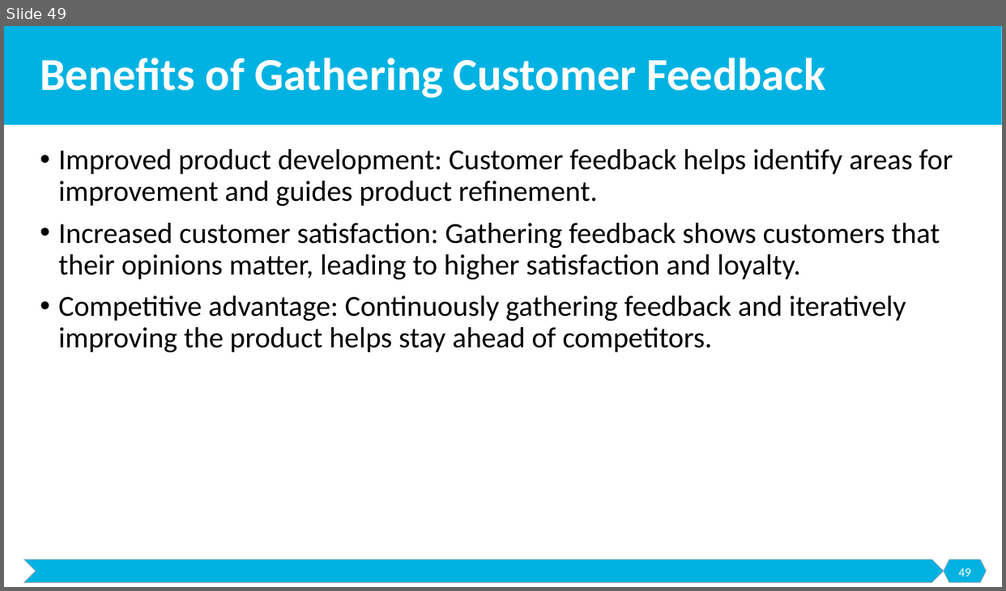
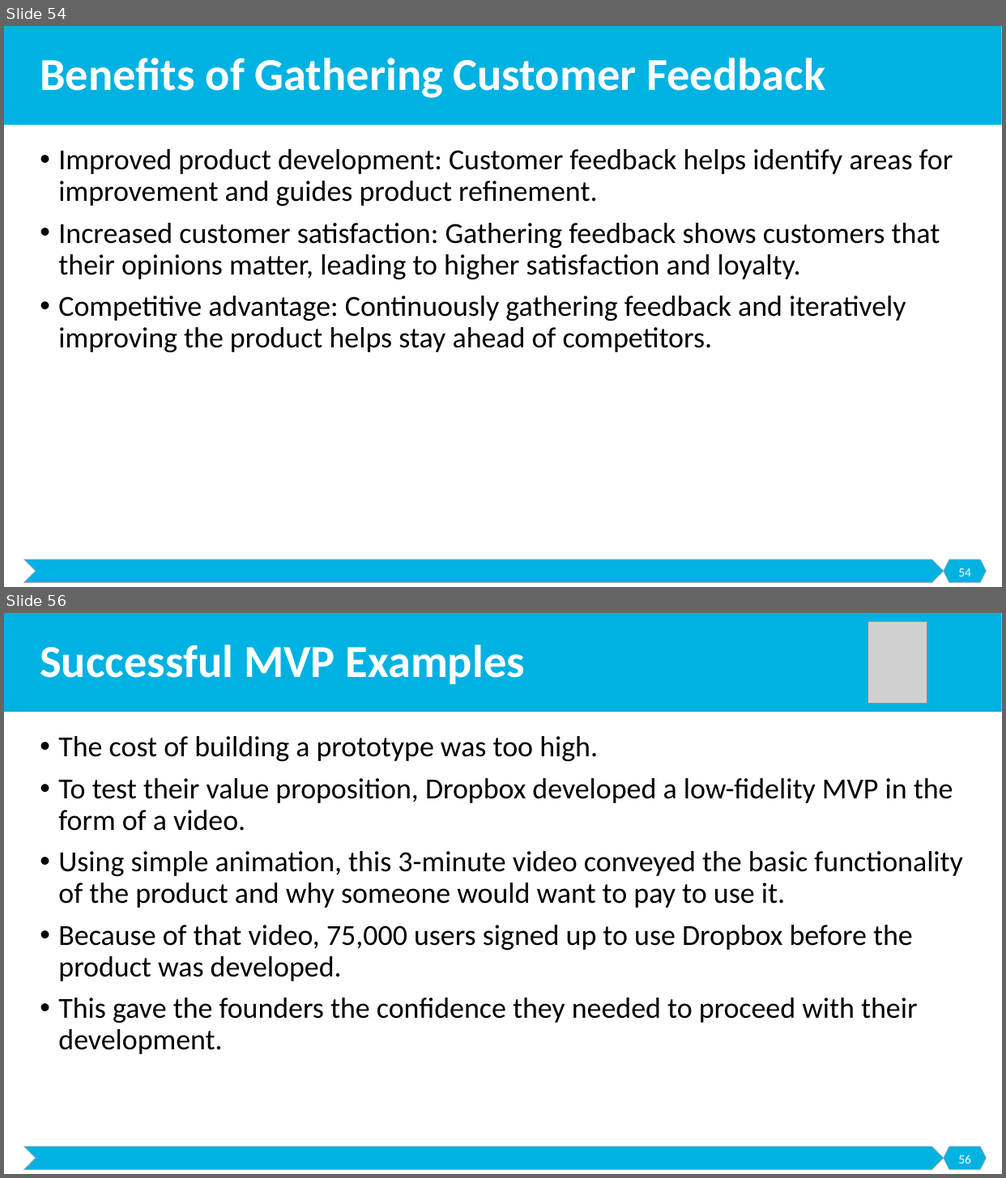
Before and after one commit to malenezi/malenezi, a slide deck: SE495/Lectures/4-Development and Prototyping/Development and Prototyping.pptx. Shown one above the other, each under a label of ours: slide 49 before the commit, slides 54 and 56 after it; the slides between them are not shown. The pictures are 1006x591 and 1006x1178 pixels, drawn with LibreOffice and Linux fonts; fonts in the diff are those of the drawing; grey boxes stand for pictures. Boxes give left, top, right and bottom in pixels: in the first picture for what was removed or moved away, otherwise in the second. Text is boxed around its words. In the diff, an @@ line names an element or a change of style, - is before the commit and + after.

```diff
--- a/SE495/Lectures/4-Development and Prototyping/Development and Prototyping.pptx
+++ b/SE495/Lectures/4-Development and Prototyping/Development and Prototyping.pptx
@@ slide 56 added at [4, 613, 1002, 1174], background #FFFFFF; not listed: 3 template elements that a slide beside it also shows @@
@@ picture added at [868, 621, 927, 703] @@
@@ title added at [40, 645, 525, 684], 44 pt, text #FFFFFF, bold @@
+Successful MVP Examples
@@ text added at [58, 736, 962, 1054], 28 pt, text #000000 @@
+• The cost of building a prototype was too high.
+• To test their value proposition, Dropbox developed a low-fidelity MVP in the form of a video.
+• Using simple animation, this 3-minute video conveyed the basic functionality of the product and why someone would want to pay to use it.
+• Because of that video, 75,000 users signed up to use Dropbox before the product was developed.
+• This gave the founders the confidence they needed to proceed with their development.
@@ page number added at [958, 1155, 971, 1164], 12 pt, text #FFFFFF @@
+56
@@ what was slide 49 is now slide 54 @@
@@ page number at [958, 569, 971, 577]: text changed @@
-49
+54
```
Also in this commit, not shown: 3 slides changed, 7 other slides added, 2 other files.
